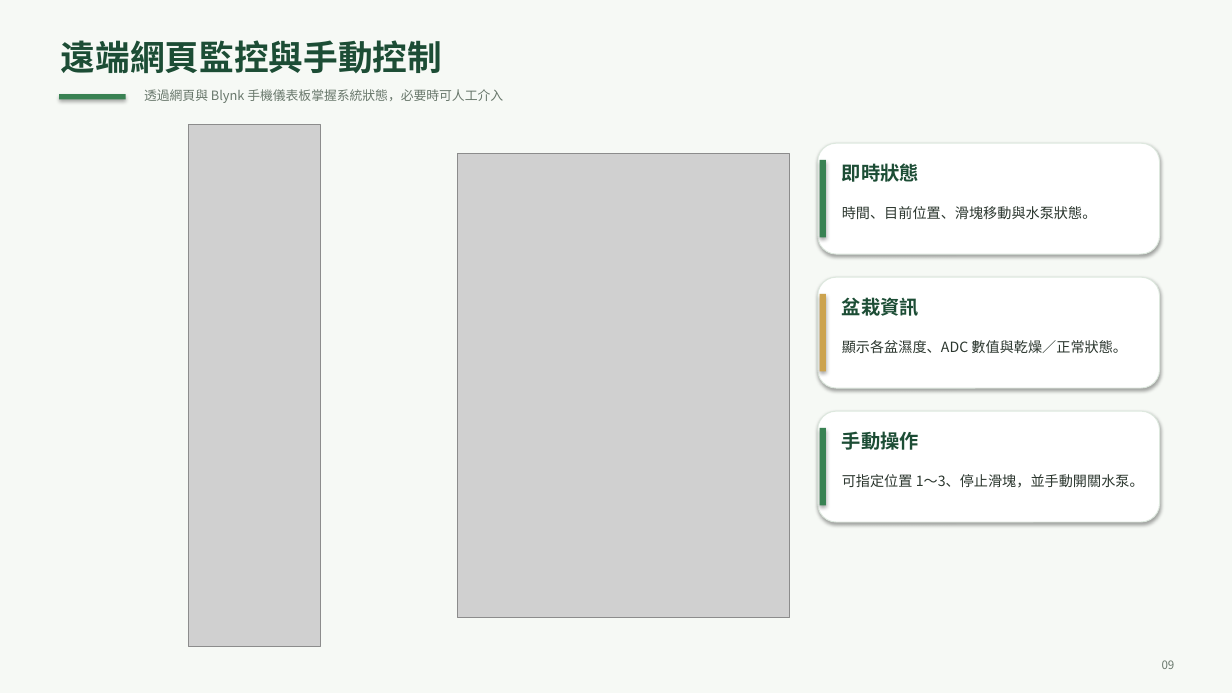
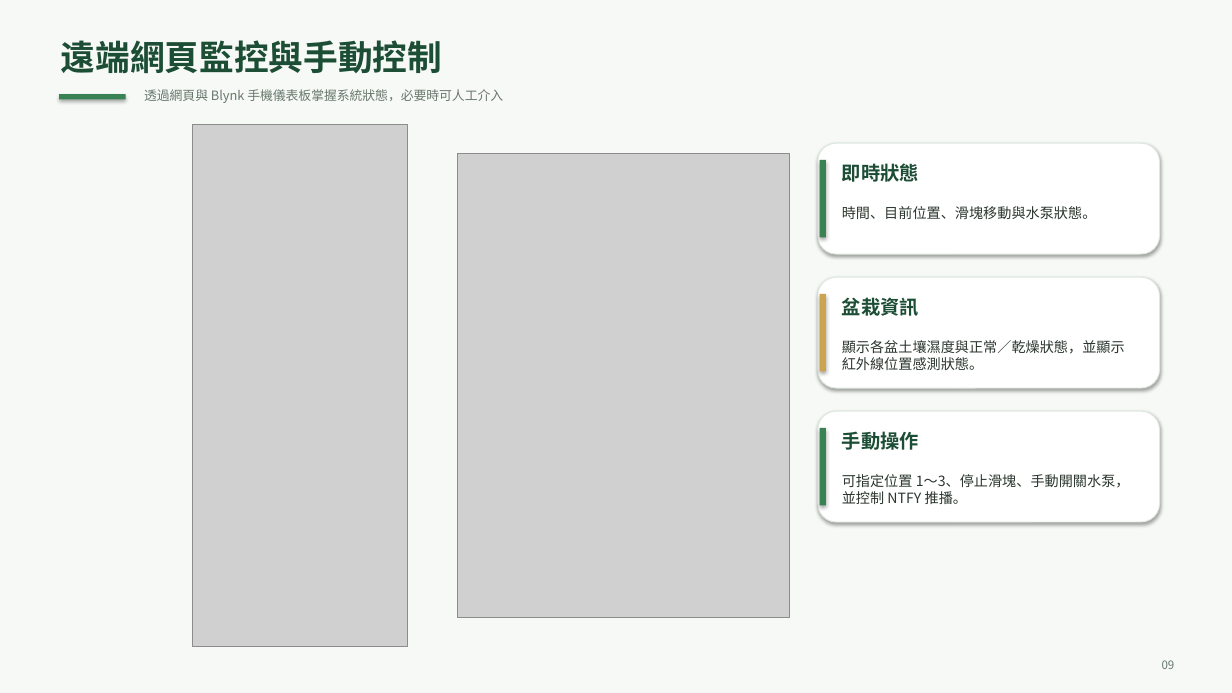
Before and after one commit to Thoomastvlife/smart-watering-site, a slide deck: slide 9 of green-spread.pptx. Drawn at 1232x693 pixels with LibreOffice and Linux fonts; fonts in the diff are those of the drawing; grey boxes stand for pictures. Boxes give left, top, right and bottom in pixels: in the first picture for what was removed or moved away, otherwise in the second. Text is boxed around its words. In the diff, an @@ line names an element or a change of style, - is before the commit and + after.

```diff
--- a/green-spread.pptx
+++ b/green-spread.pptx
@@ picture: place and size @@
-picture at [189, 125, 321, 647]
+picture at [192, 125, 408, 647]
@@ text at [842, 340, 1125, 370]: text changed @@
-顯示各盆濕度、ADC 數值與乾燥／正常狀態。
+顯示各盆土壤濕度與正常／乾燥狀態，並顯示紅外線位置感測狀態。
@@ text at [842, 474, 1130, 504]: text changed @@
-可指定位置 1～3、停止滑塊，並手動開關水泵。
+可指定位置 1～3、停止滑塊、手動開關水泵，並控制 NTFY 推播。
```
Also in this commit, not shown: 3 other files.
